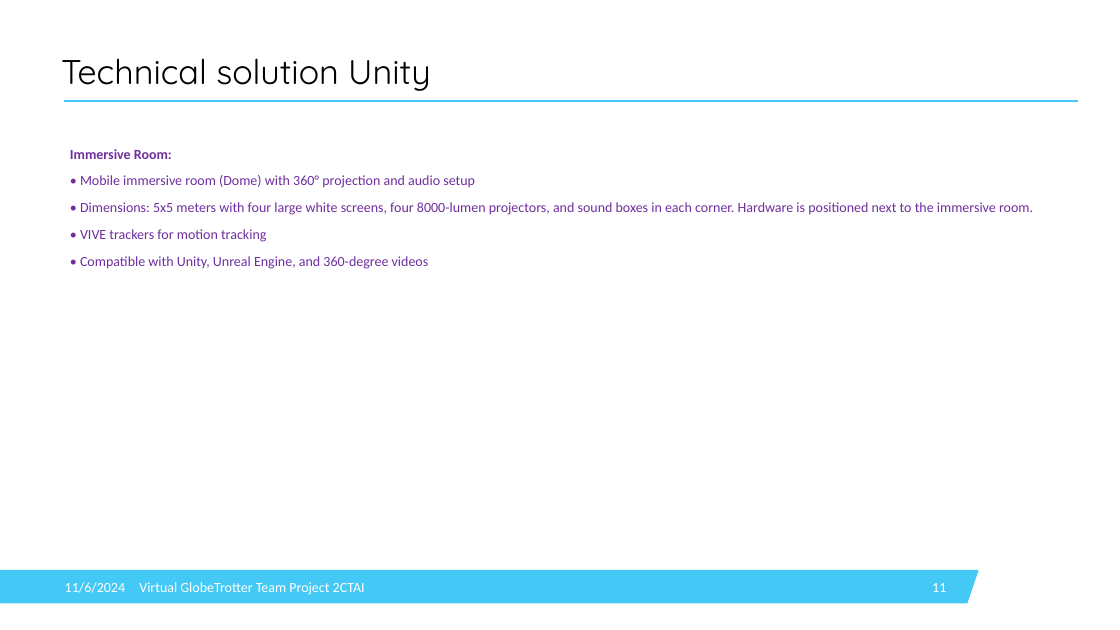
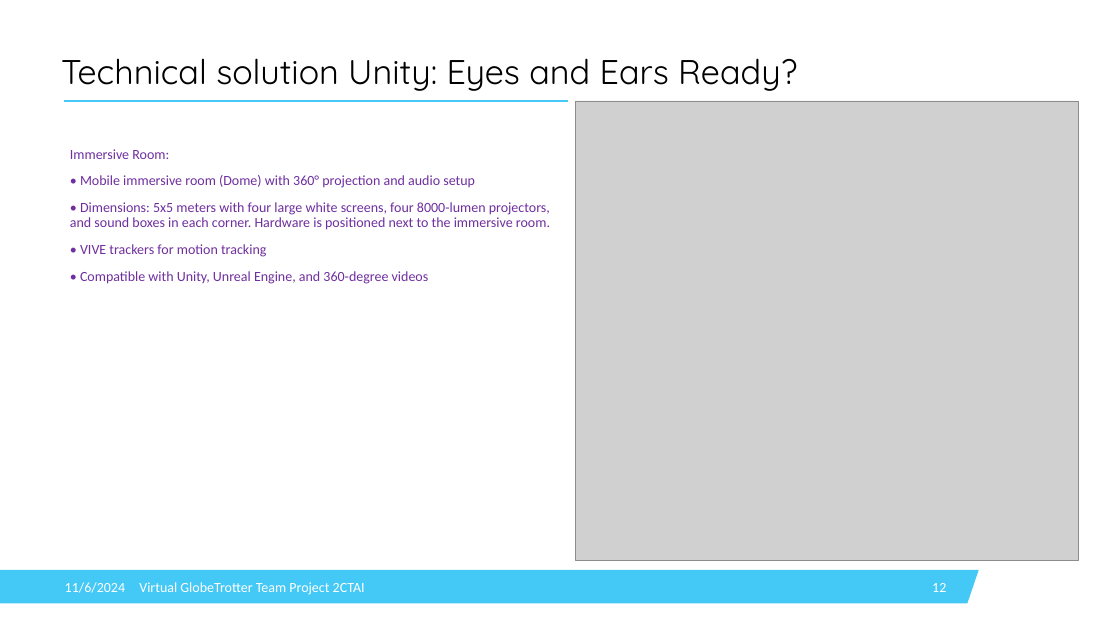
Before and after one commit to IsabelleDesle/VirtualGlobeTrotter, a slide deck: slide 12 of PresentationVGT.pptx (slide 11 before the commit). Drawn at 1120x630 pixels with LibreOffice and Linux fonts; fonts in the diff are those of the drawing; grey boxes stand for pictures; background and template pictures are left out. Boxes give left, top, right and bottom in pixels: in the first picture for what was removed or moved away, otherwise in the second. Text is boxed around its words. In the diff, an @@ line names an element or a change of style, - is before the commit and + after.

Commit message:
presentation

```diff
--- a/PresentationVGT.pptx
+++ b/PresentationVGT.pptx
@@ title at (x1=61, y1=58, x2=797, y2=91): text changed @@
-Technical solution Unity
+Technical solution Unity: Eyes and Ears Ready?
@@ line removed from (64, 101) to (1078, 101) @@
@@ picture added at (x1=575, y1=101, x2=1079, y2=560) @@
@@ text at (x1=70, y1=149, x2=169, y2=159): bold off in "Immersive Room:" @@
@@ page number at (x1=932, y1=583, x2=946, y2=592): text changed @@
-11
+12
```
Also in this commit, not shown: 7 other slides changed, 1 slide added, 2 slides removed.
